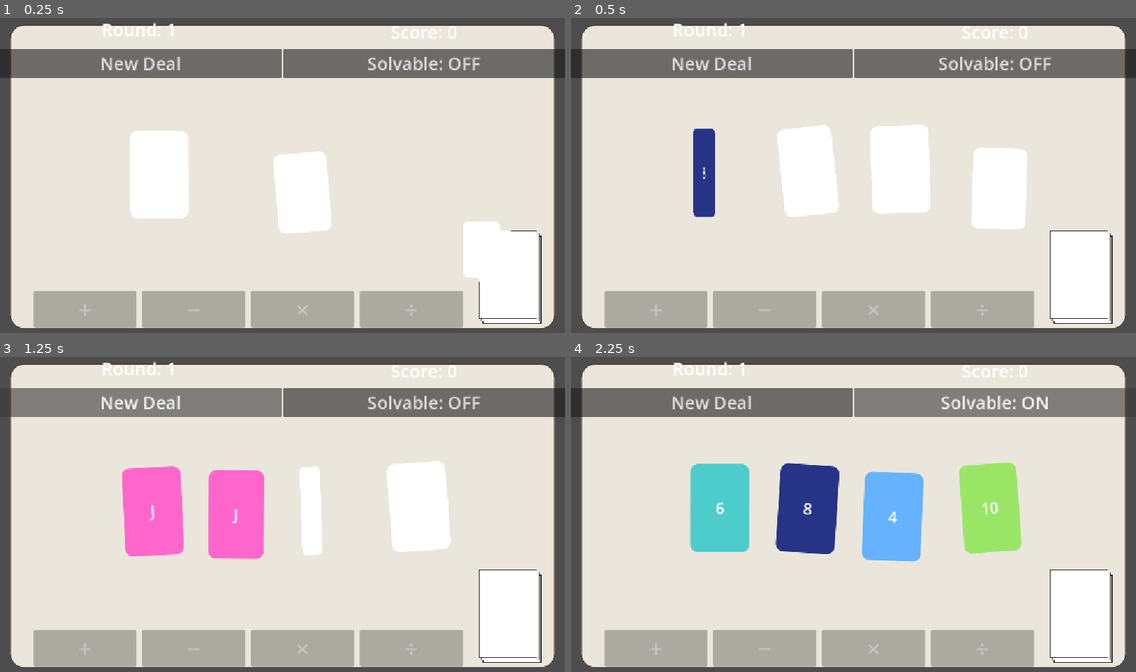
Above: before the commit, frames 1-4 (two rows, left to right).
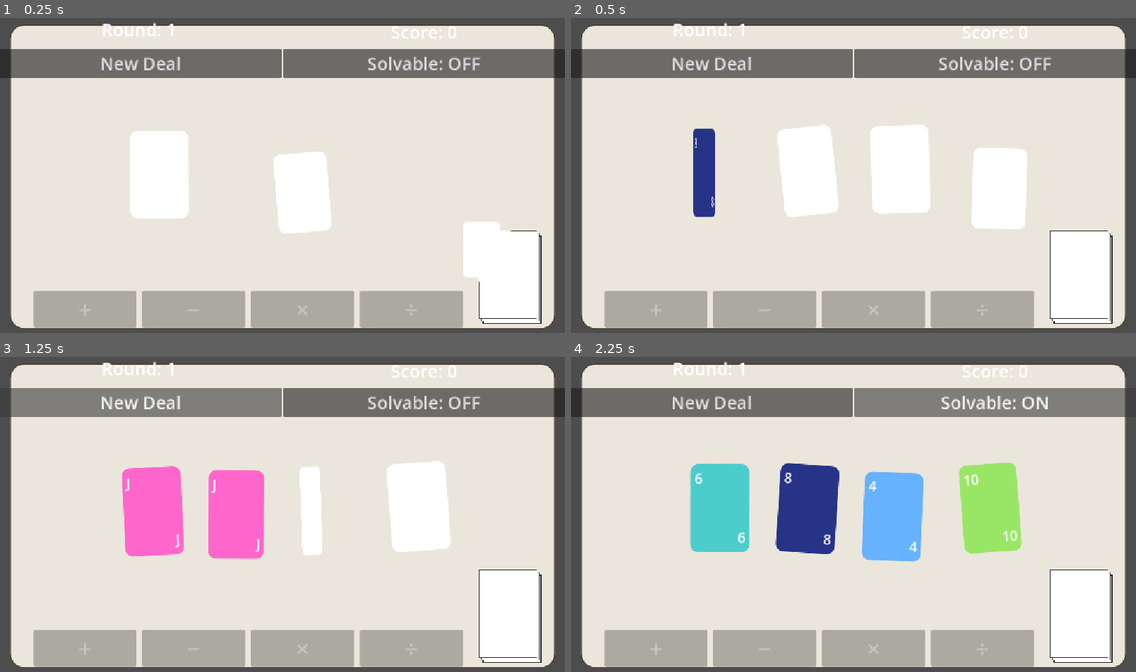
Above: after the commit, the same moments.

Repository: sky-q-xu/card-24
Game: Godot game, scene res://scenes/main.tscn
The game is run twice, just before and just after one commit, with the same random seed, the same clock (stepped at 60 frames per second) and the same inputs.
Inputs:
- Up to frame 1 (0.25 s): no input
- Up to frame 2 (0.5 s): no input
- Up to frame 3 (1.25 s): click "New Deal" at 0.5 s
- Up to frame 4 (2.25 s): click "New Deal" at 1.25 s; click "Solvable: OFF" at 2 s

Frame 1 is identical in both runs. In frame 2, less than 0.1% of the frame differs, in the area x 21-26%, y 38-61%; in frame 3, 0.1%; in frame 4, 0.4%, in the area x 22-79%, y 36-62%.
Error before the commit: Invalid assignment of property or key 'input_enabled' with value of type 'bool' on a base object of type 'Nil'. (res://scripts/main.gd:60)
Error after the commit: Invalid assignment of property or key 'input_enabled' with value of type 'bool' on a base object of type 'Nil'. (res://scripts/main.gd:81)

Commit message:
Overhaul card physics, merged stack visuals, and interaction
- Switch Card root from Node2D to RigidBody2D with gravity_scale=0,
  linear_damp=8, and PhysicsMaterial bounce=0.3 so released cards
  glide and collide with each other and with viewport-edge StaticBody2D
  walls created at runtime
- Drag uses freeze=KINEMATIC; release applies tracked mouse velocity
- Fix hit-testing to use to_local() so rotated cards remain draggable
- Drag clamps to viewport walls so cards can't be pushed off-screen
- Merged card redesign: two full constituent cards stacked with a
  diagonal offset (back card shifted 16px left / 30px up), both showing
  top-left corner values; front card also shows bottom-right value;
  wide bar in front displays the full expression ("12 + 12")
- Tap on bar triggers unmerge (fold animation); drag moves the whole
  stack as one unit
- Normal card now shows value in top-left and bottom-right corners only

Co-Authored-By: Claude Sonnet 4.6 <noreply@anthropic.com>

Diff:
--- a/scenes/card.tscn
+++ b/scenes/card.tscn
@@ -1,12 +1,23 @@
-[gd_scene load_steps=3 format=3]
+[gd_scene load_steps=4 format=3]
 
 [ext_resource type="Script" path="res://scripts/card.gd" id="1"]
 
 [sub_resource type="RectangleShape2D" id="1"]
 size = Vector2(120, 180)
 
-[node name="Card" type="Node2D"]
+[sub_resource type="PhysicsMaterial" id="2"]
+bounce = 0.3
+friction = 0.0
+
+[node name="Card" type="RigidBody2D"]
 script = ExtResource("1")
+gravity_scale = 0.0
+linear_damp = 8.0
+physics_material_override = SubResource("2")
+
+[node name="CollisionShape2D" type="CollisionShape2D" parent="."]
+position = Vector2(60, 90)
+shape = SubResource("1")
 
 [node name="StackLayer1" type="Panel" parent="."]
 visible = false
@@ -15,15 +26,28 @@
 offset_right = 112.0
 offset_bottom = 172.0
 
-[node name="SL1Label" type="Label" parent="StackLayer1"]
+[node name="TopLabel" type="Label" parent="StackLayer1"]
 layout_mode = 1
-anchors_preset = 15
+offset_left = 8.0
+offset_top = 8.0
+offset_right = 72.0
+offset_bottom = 50.0
+theme_override_font_sizes/font_size = 22
+horizontal_alignment = 0
+vertical_alignment = 1
+
+[node name="BottomLabel" type="Label" parent="StackLayer1"]
+layout_mode = 1
+anchor_left = 1.0
 anchor_right = 1.0
+anchor_top = 1.0
 anchor_bottom = 1.0
-grow_horizontal = 2
-grow_vertical = 2
-theme_override_font_sizes/font_size = 28
-horizontal_alignment = 1
+offset_left = -72.0
+offset_top = -50.0
+offset_right = -8.0
+offset_bottom = -8.0
+theme_override_font_sizes/font_size = 22
+horizontal_alignment = 2
 vertical_alignment = 1
 
 [node name="StackLayer0" type="Panel" parent="."]
@@ -33,41 +57,67 @@
 offset_right = 116.0
 offset_bottom = 176.0
 
-[node name="SL0Label" type="Label" parent="StackLayer0"]
+[node name="TopLabel" type="Label" parent="StackLayer0"]
+layout_mode = 1
+offset_left = 8.0
+offset_top = 8.0
+offset_right = 72.0
+offset_bottom = 50.0
+theme_override_font_sizes/font_size = 22
+horizontal_alignment = 0
+vertical_alignment = 1
+
+[node name="BottomLabel" type="Label" parent="StackLayer0"]
+layout_mode = 1
+anchor_left = 1.0
+anchor_right = 1.0
+anchor_top = 1.0
+anchor_bottom = 1.0
+offset_left = -72.0
+offset_top = -50.0
+offset_right = -8.0
+offset_bottom = -8.0
+theme_override_font_sizes/font_size = 22
+horizontal_alignment = 2
+vertical_alignment = 1
+
+[node name="Panel" type="Panel" parent="."]
+offset_right = 120.0
+offset_bottom = 180.0
+
+[node name="TopLabel" type="Label" parent="Panel"]
+layout_mode = 1
+offset_left = 8.0
+offset_top = 8.0
+offset_right = 72.0
+offset_bottom = 52.0
+theme_override_font_sizes/font_size = 28
+horizontal_alignment = 0
+vertical_alignment = 1
+
+[node name="BottomLabel" type="Label" parent="Panel"]
+layout_mode = 1
+anchor_left = 1.0
+anchor_right = 1.0
+anchor_top = 1.0
+anchor_bottom = 1.0
+offset_left = -72.0
+offset_top = -52.0
+offset_right = -8.0
+offset_bottom = -8.0
+theme_override_font_sizes/font_size = 28
+horizontal_alignment = 2
+vertical_alignment = 1
+
+[node name="BarLabel" type="Label" parent="Panel"]
+visible = false
 layout_mode = 1
 anchors_preset = 15
 anchor_right = 1.0
 anchor_bottom = 1.0
 grow_horizontal = 2
 grow_vertical = 2
-theme_override_font_sizes/font_size = 28
-horizontal_alignment = 1
-vertical_alignment = 1
-
-[node name="Panel" type="Panel" parent="."]
-offset_right = 120.0
-offset_bottom = 180.0
-
-[node name="Label" type="Label" parent="Panel"]
-layout_mode = 1
-anchors_preset = 15
-anchor_right = 1.0
-anchor_bottom = 1.0
-grow_horizontal = 2
-grow_vertical = 2
-theme_override_font_sizes/font_size = 32
-text = "?"
-horizontal_alignment = 1
-vertical_alignment = 1
-
-[node name="ResultLabel" type="Label" parent="Panel"]
-visible = false
-layout_mode = 3
-offset_left = 0.0
-offset_top = 142.0
-offset_right = 120.0
-offset_bottom = 178.0
-theme_override_font_sizes/font_size = 20
+theme_override_font_sizes/font_size = 30
 horizontal_alignment = 1
 vertical_alignment = 1
 
--- a/scripts/card.gd
+++ b/scripts/card.gd
@@ -1,5 +1,5 @@
 class_name Card
-extends Node2D
+extends RigidBody2D
 
 signal dropped_on(source: Card, target: Card)
 signal unmerged(card: Card)
@@ -13,9 +13,8 @@
 var _drag_offset: Vector2
 var _original_position: Vector2
 var _original_rotation: float
-var _velocity: Vector2 = Vector2.ZERO
-var _prev_mouse_pos: Vector2 = Vector2.ZERO
-var _gliding: bool = false
+var _tracked_velocity: Vector2 = Vector2.ZERO
+var _press_position: Vector2 = Vector2.ZERO
 
 var is_merged: bool = false
 var _merge_op: String = ""
@@ -26,10 +25,13 @@
 var _merge_source_rot: float = 0.0
 var _merge_target_rot: float = 0.0
 
-const FRICTION := 0.88
-const BOUNCE := 0.25
 const CARD_W := 120.0
 const CARD_H := 180.0
+const BAR_HW := 120.0
+const BAR_HH := 40.0
+# Offset applied to back card so its top-left corner peeks above/left of the front card
+const STACK_OFFSET_X := 16.0
+const STACK_OFFSET_Y := 30.0
 
 func _make_style(color: Color) -> StyleBoxFlat:
 	var s := StyleBoxFlat.new()
@@ -40,22 +42,12 @@
 	s.corner_radius_bottom_right = 16
 	return s
 
-func setup(v: float, d: String, s: int) -> void:
-	value = v
-	display = d
-	suit = s
-	$Panel/Label.text = d
-	$Panel.add_theme_stylebox_override("panel", _make_style(_color_for_value(v)))
-
-func set_face_down() -> void:
-	$Panel.add_theme_stylebox_override("panel", _make_style(Color(1, 1, 1, 1)))
-	$Panel/Label.visible = false
-
-func reveal_face() -> void:
-	$Panel.add_theme_stylebox_override("panel", _make_style(_color_for_value(value)))
-	$Panel/Label.visible = true
-
-const _OP_SYMBOL := {"+": "+", "-": "−", "*": "×", "/": "÷"}
+func _make_card_style(v: float) -> StyleBoxFlat:
+	var s := _make_style(_color_for_value(v))
+	s.border_width_left = 2; s.border_width_top = 2
+	s.border_width_right = 2; s.border_width_bottom = 2
+	s.border_color = Color(0, 0, 0, 0.25)
+	return s
 
 func _make_merged_style() -> StyleBoxFlat:
 	var s := StyleBoxFlat.new()
@@ -71,7 +63,33 @@
 	s.corner_radius_bottom_right = 16
 	return s
 
-func show_as_merged(op: String, src_data: Dictionary, src_pos: Vector2, src_rot: float, tgt_data: Dictionary, tgt_pos: Vector2, tgt_rot: float) -> void:
+func setup(v: float, d: String, s: int) -> void:
+	value = v
+	display = d
+	suit = s
+	$Panel.add_theme_stylebox_override("panel", _make_style(_color_for_value(v)))
+	$Panel/TopLabel.text = d
+	$Panel/BottomLabel.text = d
+
+func set_face_down() -> void:
+	$Panel.add_theme_stylebox_override("panel", _make_style(Color(1, 1, 1, 1)))
+	$Panel/TopLabel.visible = false
+	$Panel/BottomLabel.visible = false
+
+func reveal_face() -> void:
+	$Panel.add_theme_stylebox_override("panel", _make_style(_color_for_value(value)))
+	$Panel/TopLabel.visible = true
+	$Panel/BottomLabel.visible = true
+
+func get_center() -> Vector2:
+	if is_merged:
+		return global_position
+	return global_position + Vector2(CARD_W * 0.5, CARD_H * 0.5)
+
+const _OP_SYMBOL := {"+": "+", "-": "−", "*": "×", "/": "÷"}
+
+func show_as_merged(op: String, src_data: Dictionary, src_pos: Vector2, src_rot: float,
+		tgt_data: Dictionary, tgt_pos: Vector2, tgt_rot: float) -> void:
 	is_merged = true
 	_merge_op = op
 	_merge_source_data = src_data.duplicate()
@@ -81,41 +99,80 @@
 	_merge_target_pos = tgt_pos
 	_merge_target_rot = tgt_rot
 
-	$StackLayer1.add_theme_stylebox_override("panel", _make_style(_color_for_value(src_data.value)))
-	$StackLayer1/SL1Label.text = src_data.display
+	# Back card (StackLayer1 = source): shifted up-left so its top-left corner
+	# peeks above and to the left of the front card. Both TopLabel and BottomLabel
+	# are set but BottomLabel ends up hidden behind StackLayer0.
+	var hw := CARD_W * 0.5  # 60
+	var hh := CARD_H * 0.5  # 90
+	$StackLayer1.offset_left   = -hw - STACK_OFFSET_X
+	$StackLayer1.offset_top    = -hh - STACK_OFFSET_Y
+	$StackLayer1.offset_right  =  hw - STACK_OFFSET_X
+	$StackLayer1.offset_bottom =  hh - STACK_OFFSET_Y
+	$StackLayer1.add_theme_stylebox_override("panel", _make_card_style(src_data.value))
+	$StackLayer1/TopLabel.text = src_data.display
+	$StackLayer1/TopLabel.add_theme_font_size_override("font_size", 22)
+	$StackLayer1/BottomLabel.text = src_data.display
+	$StackLayer1/BottomLabel.add_theme_font_size_override("font_size", 22)
 	$StackLayer1.visible = true
 
-	$StackLayer0.add_theme_stylebox_override("panel", _make_style(_color_for_value(tgt_data.value)))
-	$StackLayer0/SL0Label.text = tgt_data.display
+	# Front card (StackLayer0 = target): centered at node origin so it peeks
+	# 50 px above the bar top and 50 px below the bar bottom.
+	$StackLayer0.offset_left   = -hw
+	$StackLayer0.offset_top    = -hh
+	$StackLayer0.offset_right  =  hw
+	$StackLayer0.offset_bottom =  hh
+	$StackLayer0.add_theme_stylebox_override("panel", _make_card_style(tgt_data.value))
+	$StackLayer0/TopLabel.text = tgt_data.display
+	$StackLayer0/TopLabel.add_theme_font_size_override("font_size", 22)
+	$StackLayer0/BottomLabel.text = tgt_data.display
+	$StackLayer0/BottomLabel.add_theme_font_size_override("font_size", 22)
 	$StackLayer0.visible = true
 
+	# Bar in front of both cards
+	$Panel.offset_left  = -BAR_HW; $Panel.offset_top    = -BAR_HH
+	$Panel.offset_right =  BAR_HW; $Panel.offset_bottom =  BAR_HH
 	$Panel.add_theme_stylebox_override("panel", _make_merged_style())
-	$Panel/Label.add_theme_font_size_override("font_size", 48)
-	$Panel/Label.text = _OP_SYMBOL.get(op, op)
-	$Panel/ResultLabel.text = display
-	$Panel/ResultLabel.visible = true
+	$Panel/TopLabel.visible = false
+	$Panel/BottomLabel.visible = false
+	$Panel/BarLabel.text = src_data.display + " " + _OP_SYMBOL.get(op, op) + " " + tgt_data.display
+	$Panel/BarLabel.visible = true
+
+	# Collision shapes cover only the bar (the interactive target)
+	var bar_shape := RectangleShape2D.new()
+	bar_shape.size = Vector2(BAR_HW * 2.0, BAR_HH * 2.0)
+	$CollisionShape2D.shape = bar_shape
+	$CollisionShape2D.position = Vector2.ZERO
+	$Area2D/CollisionShape2D.shape = bar_shape
+	$Area2D/CollisionShape2D.position = Vector2.ZERO
 
 func _color_for_value(v: float) -> Color:
 	match int(v) if absf(v - roundf(v)) < 1e-9 else -1:
-		1:  return Color(1.0, 0.85, 0.3)   # A  — gold
-		2:  return Color(0.5, 0.85, 0.5)   # 2  — green
-		3:  return Color(1.0, 0.5,  0.4)   # 3  — coral
-		4:  return Color(0.4, 0.7,  1.0)   # 4  — sky blue
-		5:  return Color(0.75, 0.5, 1.0)   # 5  — purple
-		6:  return Color(0.3, 0.8,  0.8)   # 6  — teal
-		7:  return Color(1.0, 0.6,  0.8)   # 7  — pink
-		8:  return Color(0.15, 0.2,0.53)   # 8  — dark blue
-		9:  return Color(1.0, 0.65, 0.3)   # 9  — orange
-		10: return Color(0.6, 0.9,  0.4)   # 10 — lime
-		11: return Color(1.0, 0.4,  0.8)   # J  — magenta
-		12: return Color(0.125,0.55,0.55)   # Q  — dark teal
-		13: return Color(0.9, 0.3,  0.3)   # K  — red
-		24: return Color(1.0, 0.9,  0.0)   # 24 — bright gold
-		_:  return Color(0.85, 0.85, 0.85) # merged result — light grey
+		1:  return Color(1.0, 0.85, 0.3)
+		2:  return Color(0.5, 0.85, 0.5)
+		3:  return Color(1.0, 0.5,  0.4)
+		4:  return Color(0.4, 0.7,  1.0)
+		5:  return Color(0.75, 0.5, 1.0)
+		6:  return Color(0.3, 0.8,  0.8)
+		7:  return Color(1.0, 0.6,  0.8)
+		8:  return Color(0.15, 0.2, 0.53)
+		9:  return Color(1.0, 0.65, 0.3)
+		10: return Color(0.6, 0.9,  0.4)
+		11: return Color(1.0, 0.4,  0.8)
+		12: return Color(0.125, 0.55, 0.55)
+		13: return Color(0.9, 0.3,  0.3)
+		24: return Color(1.0, 0.9,  0.0)
+		_:  return Color(0.85, 0.85, 0.85)
 
 func _is_mouse_over() -> bool:
-	var rect = $Panel.get_global_rect()
-	return rect.has_point(get_viewport().get_mouse_position())
+	var local := to_local(get_viewport().get_mouse_position())
+	if is_merged:
+		# Union of bar + front card + back card (shifted up-left)
+		var bar   := Rect2(-BAR_HW, -BAR_HH, BAR_HW * 2.0, BAR_HH * 2.0)
+		var front := Rect2(-CARD_W * 0.5, -CARD_H * 0.5, CARD_W, CARD_H)
+		var back  := Rect2(-CARD_W * 0.5 - STACK_OFFSET_X, -CARD_H * 0.5 - STACK_OFFSET_Y,
+				CARD_W, CARD_H)
+		return bar.has_point(local) or front.has_point(local) or back.has_point(local)
+	return Rect2(0.0, 0.0, CARD_W, CARD_H).has_point(local)
 
 func _input(event: InputEvent) -> void:
 	if not input_enabled:
@@ -123,54 +180,47 @@
 	if event is InputEventMouseButton:
 		if event.button_index == MOUSE_BUTTON_LEFT:
 			if event.pressed and _is_mouse_over():
-				if is_merged:
-					input_enabled = false
-					emit_signal("unmerged", self)
-					return
 				_original_position = global_position
 				_original_rotation = rotation
 				_dragging = true
-				_gliding = false
-				_velocity = Vector2.ZERO
-				_prev_mouse_pos = event.global_position
+				_press_position = event.global_position
+				_tracked_velocity = Vector2.ZERO
 				_drag_offset = global_position - event.global_position
 				z_index = 10
+				freeze_mode = RigidBody2D.FREEZE_MODE_KINEMATIC
+				freeze = true
+				linear_velocity = Vector2.ZERO
 			else:
 				if _dragging:
 					_dragging = false
 					z_index = 0
+					# Short tap on the bar specifically = unmerge
+					if is_merged and (event.global_position - _press_position).length() < 8.0:
+						var local := to_local(event.global_position)
+						if Rect2(-BAR_HW, -BAR_HH, BAR_HW * 2.0, BAR_HH * 2.0).has_point(local):
+							global_position = _original_position
+							rotation = _original_rotation
+							input_enabled = false
+							emit_signal("unmerged", self)
+							return
+					freeze = false
+					linear_velocity = _tracked_velocity
 					_check_drop()
 
 	if event is InputEventMouseMotion and _dragging:
-		_velocity = event.global_position - _prev_mouse_pos
-		_prev_mouse_pos = event.global_position
+		_tracked_velocity = event.velocity
 		global_position = event.global_position + _drag_offset
-
-func _process(_delta: float) -> void:
-	if not _gliding:
-		return
-	global_position += _velocity
-	_velocity *= FRICTION
-	_clamp_to_walls()
-	if _velocity.length_squared() < 0.25:
-		_gliding = false
-		_velocity = Vector2.ZERO
-
-func _clamp_to_walls() -> void:
+		_clamp_drag_to_walls()
+
+func _clamp_drag_to_walls() -> void:
 	var vp := get_viewport_rect().size
 	var pos := global_position
-	if pos.x < 0.0:
-		pos.x = 0.0
-		_velocity.x = absf(_velocity.x) * BOUNCE
-	elif pos.x + CARD_W > vp.x:
-		pos.x = vp.x - CARD_W
-		_velocity.x = -absf(_velocity.x) * BOUNCE
-	if pos.y < 0.0:
-		pos.y = 0.0
-		_velocity.y = absf(_velocity.y) * BOUNCE
-	elif pos.y + CARD_H > vp.y:
-		pos.y = vp.y - CARD_H
-		_velocity.y = -absf(_velocity.y) * BOUNCE
+	if is_merged:
+		pos.x = clampf(pos.x, BAR_HW, vp.x - BAR_HW)
+		pos.y = clampf(pos.y, BAR_HH + STACK_OFFSET_Y, vp.y - BAR_HH)
+	else:
+		pos.x = clampf(pos.x, 0.0, vp.x - CARD_W)
+		pos.y = clampf(pos.y, 0.0, vp.y - CARD_H)
 	global_position = pos
 
 func _check_drop() -> void:
@@ -179,4 +229,3 @@
 		if target != self and target is Card:
 			emit_signal("dropped_on", self, target)
 			return
-	_gliding = true
--- a/scripts/main.gd
+++ b/scripts/main.gd
@@ -18,6 +18,25 @@
 func _ready() -> void:
 	GameManager.round_started.connect(_on_round_started)
 	GameManager.deal_new_round(false)
+	_create_walls()
+
+func _create_walls() -> void:
+	var vp := get_viewport_rect().size
+	var walls := [
+		[Vector2(-10, vp.y * 0.5), Vector2(20, vp.y + 40)],   # left
+		[Vector2(vp.x + 10, vp.y * 0.5), Vector2(20, vp.y + 40)],  # right
+		[Vector2(vp.x * 0.5, -10), Vector2(vp.x + 40, 20)],   # top
+		[Vector2(vp.x * 0.5, vp.y + 10), Vector2(vp.x + 40, 20)],  # bottom
+	]
+	for w in walls:
+		var sb := StaticBody2D.new()
+		sb.position = w[0]
+		var cs := CollisionShape2D.new()
+		var rect := RectangleShape2D.new()
+		rect.size = w[1]
+		cs.shape = rect
+		sb.add_child(cs)
+		add_child(sb)
 
 func _on_round_started(card_data: Array) -> void:
 	for card in _live_cards:
@@ -31,6 +50,8 @@
 		c.global_position = _deck.global_position
 		c.scale = Vector2(0.6, 0.6)
 		c.input_enabled = false
+		c.freeze_mode = RigidBody2D.FREEZE_MODE_KINEMATIC
+		c.freeze = true
 		c.dropped_on.connect(_on_card_dropped_on)
 		add_child(c)
 		_live_cards.append(c)
@@ -57,10 +78,18 @@
 	tween.tween_callback(func(): card.reveal_face())
 	tween.tween_property(card, "scale:x", 1.0, FLIP_DURATION) \
 		.set_trans(Tween.TRANS_SINE).set_ease(Tween.EASE_OUT)
-	tween.tween_callback(func(): card.input_enabled = true)
+	tween.tween_callback(func(): card.input_enabled = true; card.freeze = false)
 
 func _on_card_dropped_on(source: Card, target: Card) -> void:
 	_set_cards_interactive(false)
+	# Freeze both cards so physics doesn't fight the animations
+	source.freeze_mode = RigidBody2D.FREEZE_MODE_KINEMATIC
+	source.freeze = true
+	source.linear_velocity = Vector2.ZERO
+	target.freeze_mode = RigidBody2D.FREEZE_MODE_KINEMATIC
+	target.freeze = true
+	target.linear_velocity = Vector2.ZERO
+
 	operator_bar.activate()
 
 	@warning_ignore("confusable_local_declaration")
@@ -72,75 +101,139 @@
 	if op == "":
 		source.global_position = source._original_position
 		source.rotation = source._original_rotation
+		source.freeze = false
 		_set_cards_interactive(true)
 		return
 
 	var result = _apply_op(source.value, target.value, op)
 	if result == null:
 		operator_bar.deactivate()
+		source.freeze = false
 		_set_cards_interactive(true)
 		return
 
+	# Slide source onto target
 	var slide := create_tween()
 	slide.tween_property(source, "global_position", target.global_position, 0.18) \
 		.set_trans(Tween.TRANS_CUBIC).set_ease(Tween.EASE_OUT)
 	await slide.finished
 
+	# Capture all data before freeing cards
 	var idx_a := _card_index(source)
 	var idx_b := _card_index(target)
 	var hi := maxi(idx_a, idx_b)
 	var lo := mini(idx_a, idx_b)
-
+	var src_data := {"value": source.value, "display": source.display, "suit": source.suit}
+	var tgt_data := {"value": target.value, "display": target.display, "suit": target.suit}
+	var src_orig_pos := source._original_position
+	var src_orig_rot := source._original_rotation
+	var tgt_pos := target.global_position
+	var tgt_rot := target.rotation
+	var tgt_center := target.get_center()
+
+	# Shrink both cards to nothing
+	var shrink := create_tween()
+	shrink.tween_property(source, "scale", Vector2.ZERO, 0.12) \
+		.set_trans(Tween.TRANS_SINE).set_ease(Tween.EASE_IN)
+	shrink.parallel().tween_property(target, "scale", Vector2.ZERO, 0.12) \
+		.set_trans(Tween.TRANS_SINE).set_ease(Tween.EASE_IN)
+	await shrink.finished
+
+	source.queue_free()
+	target.queue_free()
+
+	# Create bar card collapsed on the x axis, frozen during animation
 	var merged: Card = CARD_SCENE.instantiate()
 	merged.setup(result, GameManager.format_value(result), 0)
-	merged.global_position = target.global_position
-	merged.rotation = target.rotation
+	merged.global_position = tgt_center
+	merged.rotation = 0.0
+	merged.scale = Vector2(0.0, 1.0)
+	merged.input_enabled = false
+	merged.freeze_mode = RigidBody2D.FREEZE_MODE_KINEMATIC
+	merged.freeze = true
 	add_child(merged)
-	merged.show_as_merged(
-		op,
-		{"value": source.value, "display": source.display, "suit": source.suit},
-		source._original_position, source._original_rotation,
-		{"value": target.value, "display": target.display, "suit": target.suit},
-		target.global_position, target.rotation
-	)
+	merged.show_as_merged(op, src_data, src_orig_pos, src_orig_rot, tgt_data, tgt_pos, tgt_rot)
 	merged.dropped_on.connect(_on_card_dropped_on)
 	merged.unmerged.connect(_on_card_unmerged)
 
 	_live_cards.remove_at(hi)
 	_live_cards.remove_at(lo)
 	_live_cards.append(merged)
-
-	source.queue_free()
-	target.queue_free()
-
 	GameManager.on_merge(idx_a, idx_b, result)
+
+	# Unfold bar from center outward
+	var unfold := create_tween()
+	unfold.tween_property(merged, "scale:x", 1.0, 0.28) \
+		.set_trans(Tween.TRANS_BACK).set_ease(Tween.EASE_OUT)
+	await unfold.finished
+
+	merged.freeze = false
+	merged.input_enabled = true
 	_set_cards_interactive(true)
 
 func _on_card_unmerged(merged: Card) -> void:
 	var merged_idx := _card_index(merged)
 
+	# Capture constituent data before animation
+	var src_data := merged._merge_source_data.duplicate()
+	var tgt_data := merged._merge_target_data.duplicate()
+	var src_pos := merged._merge_source_pos
+	var src_rot := merged._merge_source_rot
+	var tgt_pos := merged._merge_target_pos
+	var tgt_rot := merged._merge_target_rot
+
+	# Fold bar shut
+	merged.freeze_mode = RigidBody2D.FREEZE_MODE_KINEMATIC
+	merged.freeze = true
+	var fold := create_tween()
+	fold.tween_property(merged, "scale:x", 0.0, 0.15) \
+		.set_trans(Tween.TRANS_SINE).set_ease(Tween.EASE_IN)
+	await fold.finished
+
+	GameManager.on_unmerge(merged_idx, src_data, tgt_data)
+	_live_cards.remove_at(merged_idx)
+	merged.queue_free()
+
+	# Spawn constituent cards at original positions, collapsed and frozen
 	var card_a: Card = CARD_SCENE.instantiate()
-	card_a.setup(merged._merge_source_data.value, merged._merge_source_data.display, merged._merge_source_data.suit)
-	card_a.global_position = merged._merge_source_pos
-	card_a.rotation = merged._merge_source_rot
+	card_a.setup(src_data.value, src_data.display, src_data.suit)
+	card_a.global_position = src_pos
+	card_a.rotation = src_rot
+	card_a.scale = Vector2.ZERO
+	card_a.input_enabled = false
+	card_a.freeze_mode = RigidBody2D.FREEZE_MODE_KINEMATIC
+	card_a.freeze = true
 	card_a.dropped_on.connect(_on_card_dropped_on)
 	card_a.unmerged.connect(_on_card_unmerged)
 	add_child(card_a)
 
 	var card_b: Card = CARD_SCENE.instantiate()
-	card_b.setup(merged._merge_target_data.value, merged._merge_target_data.display, merged._merge_target_data.suit)
-	card_b.global_position = merged._merge_target_pos
-	card_b.rotation = merged._merge_target_rot
+	card_b.setup(tgt_data.value, tgt_data.display, tgt_data.suit)
+	card_b.global_position = tgt_pos
+	card_b.rotation = tgt_rot
+	card_b.scale = Vector2.ZERO
+	card_b.input_enabled = false
+	card_b.freeze_mode = RigidBody2D.FREEZE_MODE_KINEMATIC
+	card_b.freeze = true
 	card_b.dropped_on.connect(_on_card_dropped_on)
 	card_b.unmerged.connect(_on_card_unmerged)
 	add_child(card_b)
 
-	GameManager.on_unmerge(merged_idx, merged._merge_source_data, merged._merge_target_data)
-	_live_cards.remove_at(merged_idx)
 	_live_cards.push_back(card_a)
 	_live_cards.push_back(card_b)
 
-	merged.queue_free()
+	# Pop cards back in
+	var pop := create_tween()
+	pop.tween_property(card_a, "scale", Vector2.ONE, 0.22) \
+		.set_trans(Tween.TRANS_BACK).set_ease(Tween.EASE_OUT)
+	pop.parallel().tween_property(card_b, "scale", Vector2.ONE, 0.22) \
+		.set_trans(Tween.TRANS_BACK).set_ease(Tween.EASE_OUT)
+	await pop.finished
+
+	card_a.freeze = false
+	card_b.freeze = false
+	card_a.input_enabled = true
+	card_b.input_enabled = true
 	_set_cards_interactive(true)
 
 func _apply_op(a: float, b: float, op: String) -> Variant:
